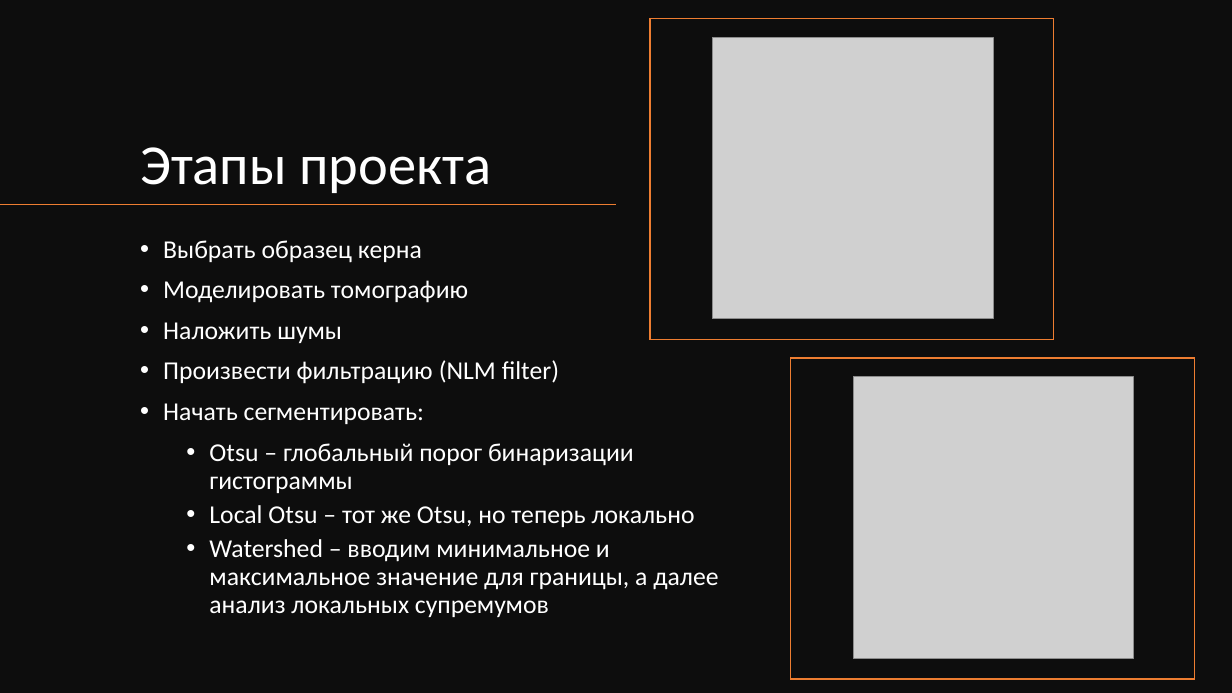
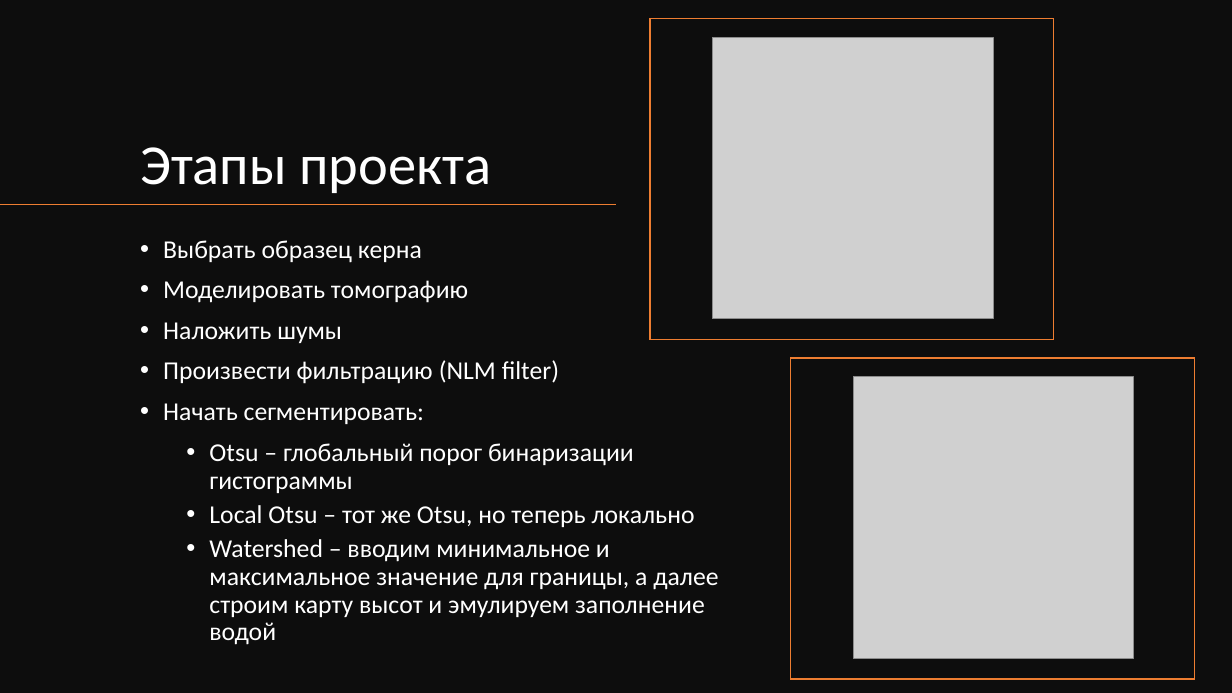
Before and after one commit to IgorianKiselev02/SpringPractice2022, a slide deck: slide 11 of ОтчётV2.0.pptx. Drawn at 1232x693 pixels with LibreOffice and Linux fonts; fonts in the diff are those of the drawing; grey boxes stand for pictures. Boxes give left, top, right and bottom in pixels: in the first picture for what was removed or moved away, otherwise in the second. Text is boxed around its words. In the diff, an @@ line names an element or a change of style, - is before the commit and + after.

```diff
--- a/ОтчётV2.0.pptx
+++ b/ОтчётV2.0.pptx
@@ text at bbox=[209, 539, 718, 645]: text changed @@
-  • Watershed – вводим минимальное и максимальное значение для границы, а далее анализ локальных супремумов
+  • Watershed – вводим минимальное и максимальное значение для границы, а далее строим карту высот и эмулируем заполнение водой
```
Also in this commit, not shown: 4 other slides changed, 1 slide added, 1 other file.
